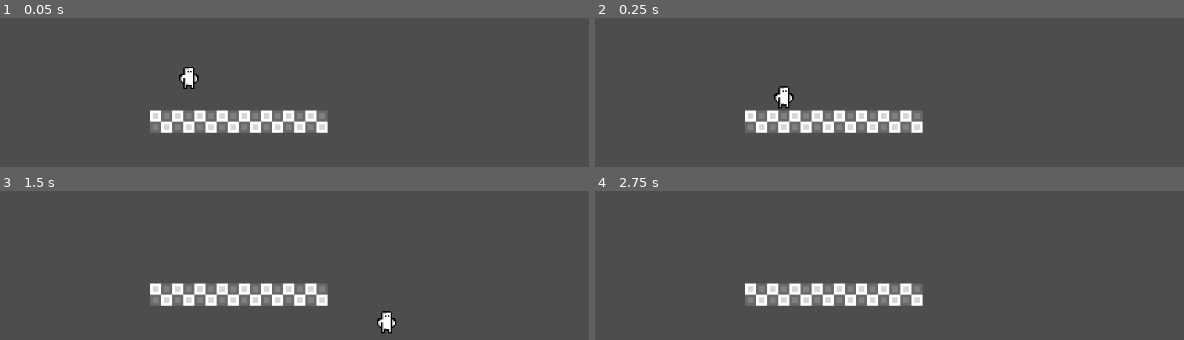
Above: before the commit, frames 1-4 (two rows, left to right).
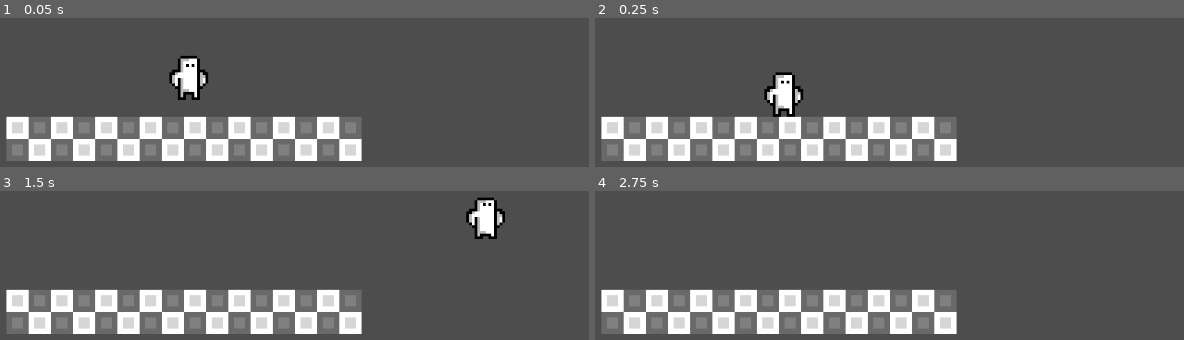
Above: after the commit, the same moments.

Repository: serehin-denis/godot-first-project-ever
Game: Godot game, scene res://world.tscn
Two runs of this game, one before a commit and one after it. Both use one fixed random seed, a clock stepped at 60 frames per second and the inputs below.
Inputs:
- Up to frame 1 (0.05 s): no input
- Up to frame 2 (0.25 s): no input
- Up to frame 3 (1.5 s): tap Enter (ui_accept) at 0.5, 0.6, 0.77, 1.07, 1.35 s; hold D (ui_right) from 0.53 s (still down)
- Up to frame 4 (2.75 s): tap Enter (ui_accept) at 1.52, 1.82, 2.1 s; release D (ui_right) at 2.03 s; hold A (ui_left) from 2.03 s (still down)

The runs differ from the first frame. In frame 1, 19% of the frame differs, in the area x 1-62%, y 25-96%; in frame 2, 19%; in frame 3, 20%, in the area x 1-86%, y 4-96%; in frame 4, 18%.

Commit message:
update: added idle animation

Diff:
--- a/components/player.gd
+++ b/components/player.gd
@@ -1,21 +1,26 @@
 extends CharacterBody2D
 
+# параметры персонажа
+const SPEED = 450.0
+const JUMP_VELOCITY = -600.0
+const GRAVITY_MULTIPIER = 2.2
 
-const SPEED = 300.0
-const JUMP_VELOCITY = -400.0
-
+#
 func flip_img(direction):
-	if direction > 0: $Sprite2D.scale.x = 1
-	elif direction < 0: $Sprite2D.scale.x = -1
+	if direction > 0: $AnimatedSprite2D.scale.x = 1
+	elif direction < 0: $AnimatedSprite2D.scale.x = -1
 
 func _physics_process(delta: float) -> void:
 	# Add the gravity.
 	if not is_on_floor():
-		velocity += get_gravity() * delta
+		if velocity.y > 0: velocity += get_gravity() * delta * GRAVITY_MULTIPIER
+		else: velocity += get_gravity() * delta
+
 
 	# Handle jump.
 	if Input.is_action_just_pressed("ui_accept") and is_on_floor():
 		velocity.y = JUMP_VELOCITY
+	if Input.is_action_just_released("ui_accept") and velocity.y < 0: velocity.y /= 2
 
 	# Get the input direction and handle the movement/deceleration.
 	# As good practice, you should replace UI actions with custom gameplay actions.
--- a/components/player.tscn
+++ b/components/player.tscn
@@ -1,16 +1,64 @@
 [gd_scene format=3 uid="uid://hshbg4rrqljx"]
 
 [ext_resource type="Script" uid="uid://6ok6ni6av8rx" path="res://components/player.gd" id="1_onrkg"]
-[ext_resource type="Texture2D" uid="uid://cxnngluk8c6cr" path="res://assets/run1.png" id="2_i3pqv"]
+[ext_resource type="Texture2D" uid="uid://sl482wejw4sf" path="res://assets/player animations/idle.png" id="2_51jd6"]
 
 [sub_resource type="RectangleShape2D" id="RectangleShape2D_onrkg"]
 size = Vector2(14, 16)
 
+[sub_resource type="AtlasTexture" id="AtlasTexture_uapwn"]
+atlas = ExtResource("2_51jd6")
+region = Rect2(0, 0, 16, 16)
+
+[sub_resource type="AtlasTexture" id="AtlasTexture_5odhx"]
+atlas = ExtResource("2_51jd6")
+region = Rect2(16, 0, 16, 16)
+
+[sub_resource type="AtlasTexture" id="AtlasTexture_1kub6"]
+atlas = ExtResource("2_51jd6")
+region = Rect2(32, 0, 16, 16)
+
+[sub_resource type="AtlasTexture" id="AtlasTexture_kuobi"]
+atlas = ExtResource("2_51jd6")
+region = Rect2(48, 0, 16, 16)
+
+[sub_resource type="AtlasTexture" id="AtlasTexture_0lm1f"]
+atlas = ExtResource("2_51jd6")
+region = Rect2(64, 0, 16, 16)
+
+[sub_resource type="SpriteFrames" id="SpriteFrames_couud"]
+animations = [{
+"frames": [{
+"duration": 1.0,
+"texture": SubResource("AtlasTexture_uapwn")
+}, {
+"duration": 1.0,
+"texture": SubResource("AtlasTexture_5odhx")
+}, {
+"duration": 1.0,
+"texture": SubResource("AtlasTexture_1kub6")
+}, {
+"duration": 1.0,
+"texture": SubResource("AtlasTexture_kuobi")
+}, {
+"duration": 7.0,
+"texture": SubResource("AtlasTexture_0lm1f")
+}],
+"loop": true,
+"name": &"idle",
+"speed": 10.0
+}]
+
 [node name="CharacterBody2D" type="CharacterBody2D" unique_id=1899761522]
 script = ExtResource("1_onrkg")
 
-[node name="Sprite2D" type="Sprite2D" parent="." unique_id=1874980213]
-texture = ExtResource("2_i3pqv")
-
 [node name="CollisionShape2D" type="CollisionShape2D" parent="." unique_id=1767179439]
 shape = SubResource("RectangleShape2D_onrkg")
+one_way_collision_margin = 0.0
+
+[node name="AnimatedSprite2D" type="AnimatedSprite2D" parent="." unique_id=1131289551]
+sprite_frames = SubResource("SpriteFrames_couud")
+animation = &"idle"
+autoplay = "idle"
+frame = 4
+frame_progress = 0.65999365
--- a/world.tscn
+++ b/world.tscn
@@ -7,39 +7,40 @@
 
 [node name="CharacterBody2D" parent="." unique_id=1899761522 instance=ExtResource("2_fj7yv")]
 position = Vector2(552, 416)
+scale = Vector2(4, 4)
+
+[node name="platform" type="Node2D" parent="." unique_id=1307931068]
+position = Vector2(288, 512)
 scale = Vector2(2, 2)
 
-[node name="platform" type="Node2D" parent="." unique_id=1307931068]
-position = Vector2(519, 487)
-
 [node name="StaticBody2D" parent="platform" unique_id=61935357 instance=ExtResource("1_f3sb7")]
-position = Vector2(-7, -7)
+position = Vector2(16.5, -3.5)
 scale = Vector2(2, 2)
 
 [node name="StaticBody2D2" parent="platform" unique_id=347556884 instance=ExtResource("1_f3sb7")]
-position = Vector2(25, -7)
+position = Vector2(48.5, -3.5)
 scale = Vector2(2, 2)
 
 [node name="StaticBody2D3" parent="platform" unique_id=426434503 instance=ExtResource("1_f3sb7")]
-position = Vector2(57, -7)
+position = Vector2(80.5, -3.5)
 scale = Vector2(2, 2)
 
 [node name="StaticBody2D4" parent="platform" unique_id=888746064 instance=ExtResource("1_f3sb7")]
-position = Vector2(89, -7)
+position = Vector2(112.5, -3.5)
 scale = Vector2(2, 2)
 
 [node name="StaticBody2D5" parent="platform" unique_id=448759101 instance=ExtResource("1_f3sb7")]
-position = Vector2(185, -7)
+position = Vector2(208.5, -3.5)
 scale = Vector2(2, 2)
 
 [node name="StaticBody2D6" parent="platform" unique_id=1783540578 instance=ExtResource("1_f3sb7")]
-position = Vector2(121, -7)
+position = Vector2(144.5, -3.5)
 scale = Vector2(2, 2)
 
 [node name="StaticBody2D7" parent="platform" unique_id=2005983092 instance=ExtResource("1_f3sb7")]
-position = Vector2(153, -7)
+position = Vector2(176.5, -3.5)
 scale = Vector2(2, 2)
 
 [node name="StaticBody2D8" parent="platform" unique_id=685700738 instance=ExtResource("1_f3sb7")]
-position = Vector2(217, -7)
+position = Vector2(240.5, -3.5)
 scale = Vector2(2, 2)
Binary file added: assets/player animations/idle.png
Not shown, added: assets/player animations/idle.png.import
Binary file added: assets/player animations/run.png
Not shown, added: assets/player animations/run.png.import
Not shown, added: components/player.tscn2047003016.tmp
Not shown, added: components/player.tscn2053951345.tmp
Not shown, added: components/player.tscn2058678768.tmp
Not shown, added: components/player.tscn2062921844.tmp
